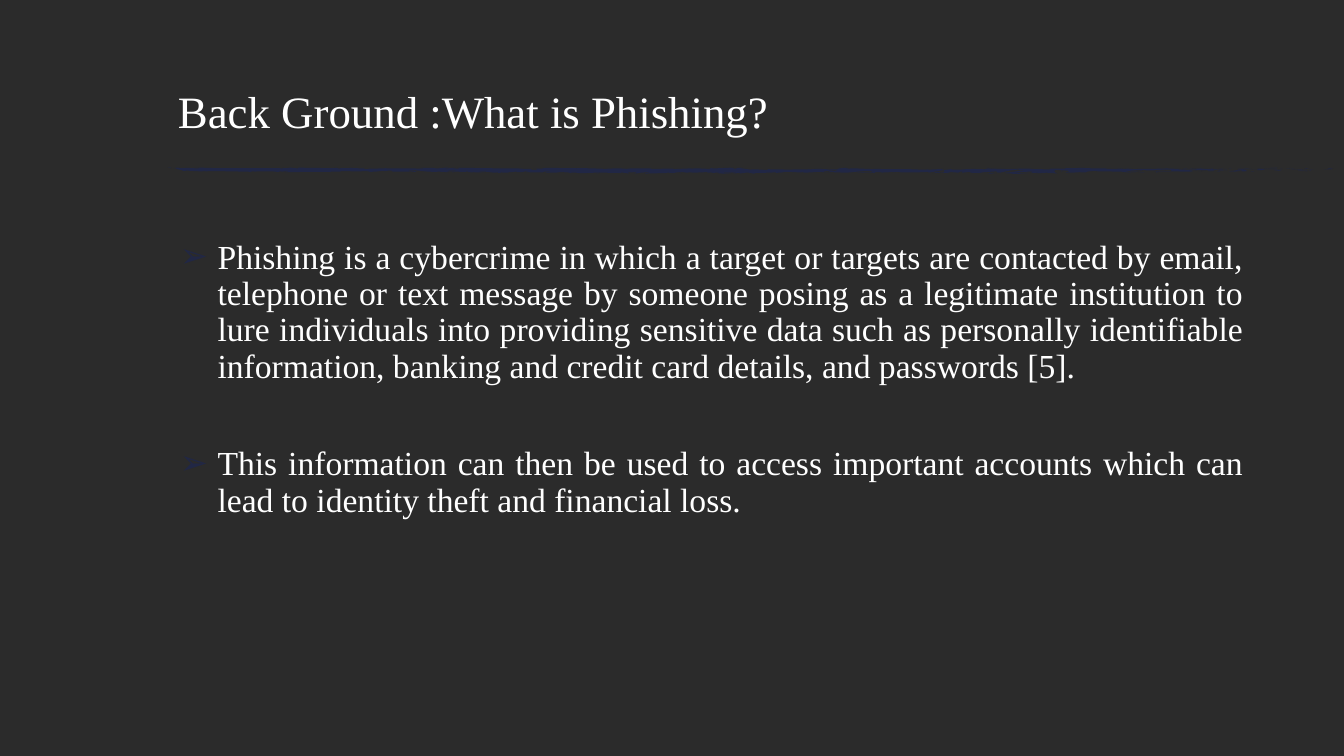
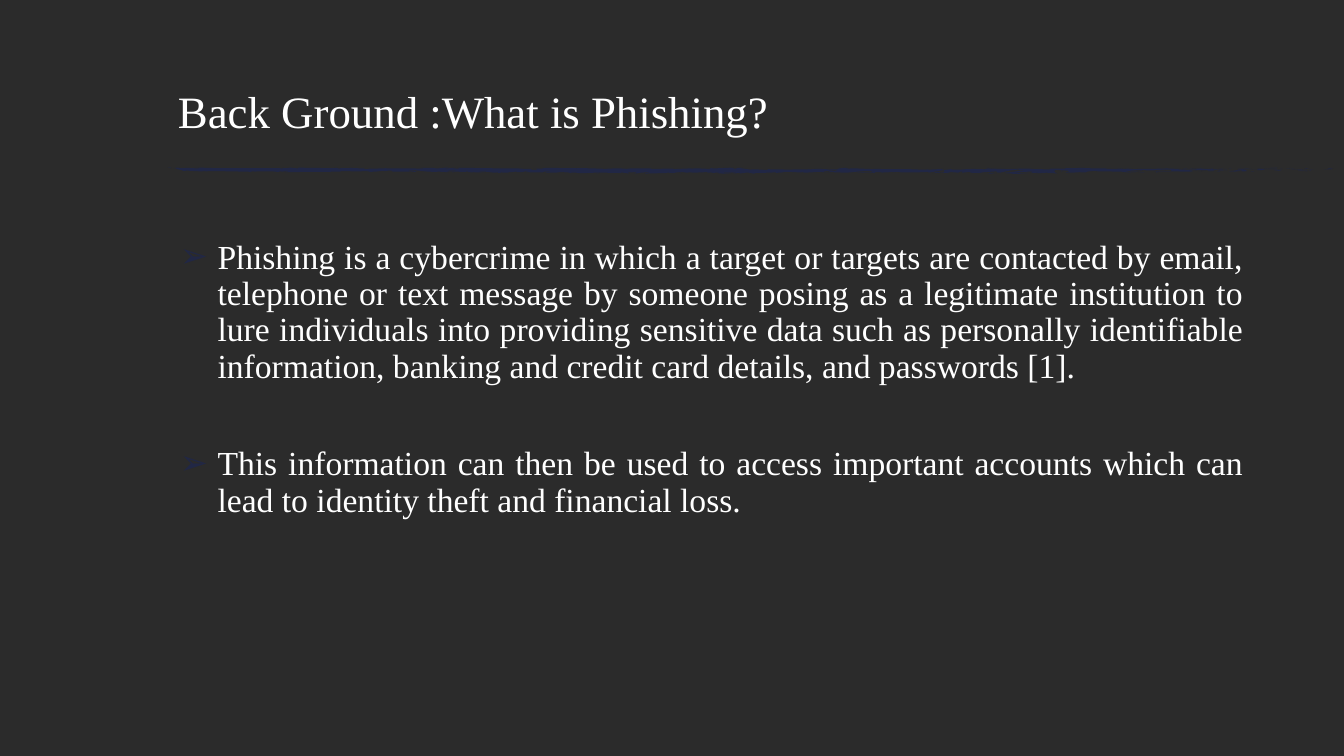
Before and after one commit to zxz003/phishing_Detect, a slide deck: slide 2 of Docs/FinalPresentation.pptx. Drawn at 1344x756 pixels with LibreOffice and Linux fonts; fonts in the diff are those of the drawing; background and template pictures are left out; a plain dark background stands for a picture behind light text. Boxes give left, top, right and bottom in pixels: in the first picture for what was removed or moved away, otherwise in the second. Text is boxed around its words. In the diff, an @@ line names an element or a change of style, - is before the commit and + after.

```diff
--- a/Docs/FinalPresentation.pptx
+++ b/Docs/FinalPresentation.pptx
@@ text at box(218, 245, 1243, 384): text changed @@
-➢ Phishing is a cybercrime in which a target or targets are contacted by email, telephone or text message by someone posing as a legitimate institution to lure individuals into providing sensitive data such as personally identifiable information, banking and credit card details, and passwords [5].
+➢ Phishing is a cybercrime in which a target or targets are contacted by email, telephone or text message by someone posing as a legitimate institution to lure individuals into providing sensitive data such as personally identifiable information, banking and credit card details, and passwords [1].
```
Also in this commit, not shown: 10 other slides changed, 1 slide added.
